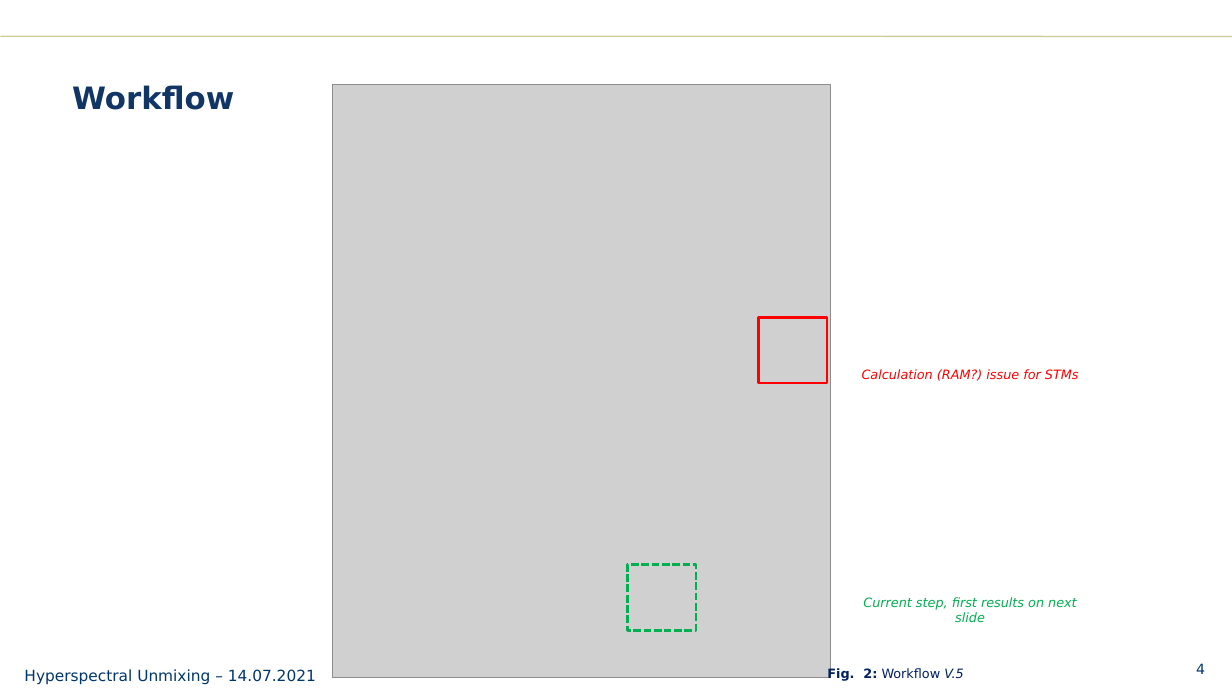
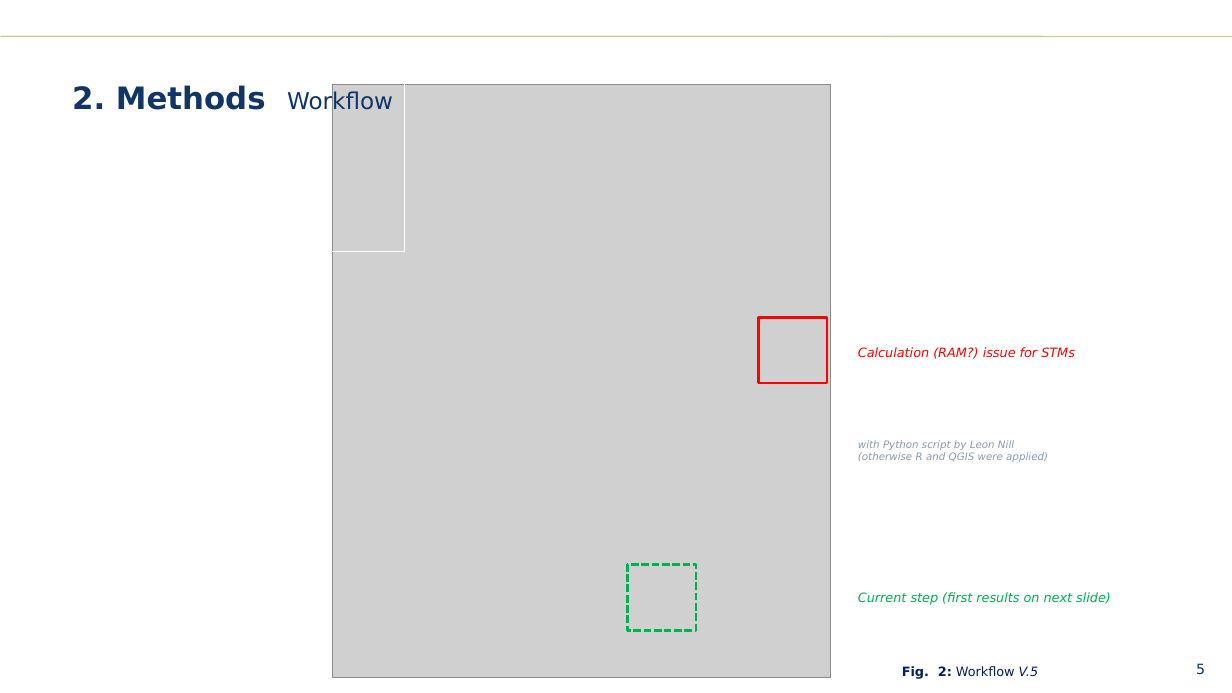
Before and after one commit to schneidereits/EO_hyperspec_hub, a slide deck: slide 5 of presentation/EO2020_hyperspec_presentation.pptx (slide 4 before the commit). Drawn at 1232x693 pixels with LibreOffice and Linux fonts; fonts in the diff are those of the drawing; grey boxes stand for pictures; background and template pictures are left out. Boxes give left, top, right and bottom in pixels: in the first picture for what was removed or moved away, otherwise in the second. Text is boxed around its words. In the diff, an @@ line names an element or a change of style, - is before the commit and + after.

Commit message:
Update presentation

```diff
--- a/presentation/EO2020_hyperspec_presentation.pptx
+++ b/presentation/EO2020_hyperspec_presentation.pptx
@@ title "2. Methods Workflow": place and size @@
-title "2. Methods Workflow" at [63,74,1126,136]
+title "2. Methods Workflow" at [63,74,405,252]
@@ title at [72,85,393,115]: text changed @@
-Workflow
+2. Methods Workflow
@@ text "Calculation (RAM?) issue for STMs": place and size @@
-text "Calculation (RAM?) issue for STMs" at [862,369,1079,381]
+text "Calculation (RAM?) issue for STMs" at [858,347,1075,359]
@@ text "Calculation (RAM?) issue for STMs" at [858,347,1075,359]: alignment centre to left @@
@@ text added at [858,440,1048,462], 8 pt, text #889AB2, italic @@
+with Python script by Leon Nill
+(otherwise R and QGIS were applied)
@@ text at [858,592,1111,605]: text changed @@
-Current step, first results on next slide
+Current step (first results on next slide)
@@ text removed at [24,669,316,685] @@
-Hyperspectral Unmixing – 14.07.2021
@@ text "Fig. 2: Workflow V.5": place and size @@
-text "Fig. 2: Workflow V.5" at [827,667,963,681]
+text "Fig. 2: Workflow V.5" at [902,666,1038,679]
@@ page number at [1196,663,1205,675]: text changed @@
-4
+5
```
Also in this commit, not shown: 4 other slides changed, 6 slides added, 3 slides removed, 1 other file.
